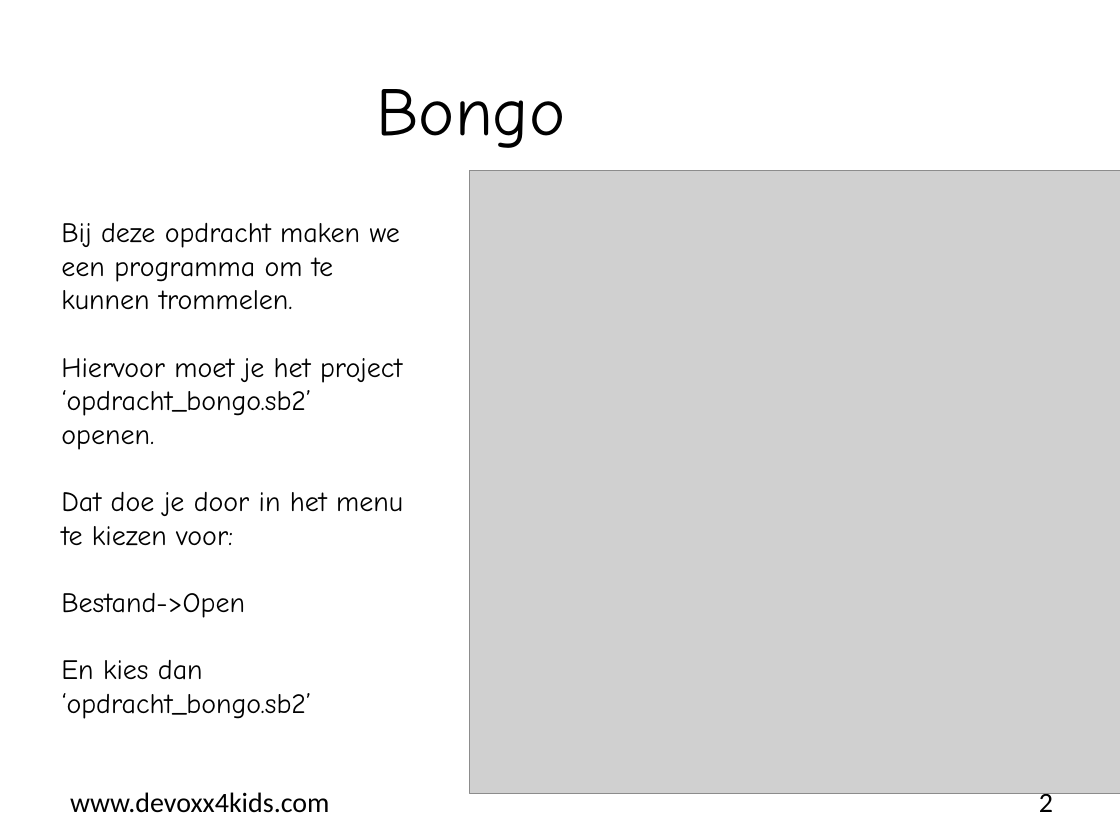
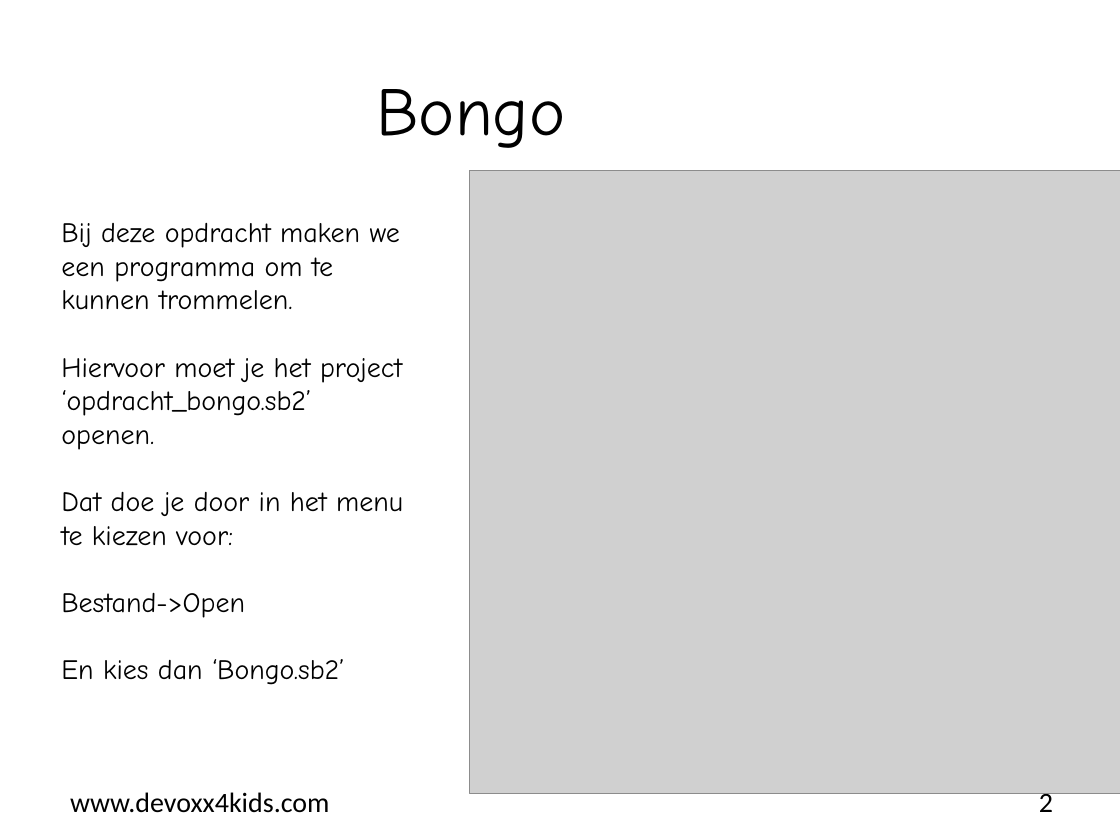
Before and after one commit to bertjan/jpoint-devoxx4kids, a slide deck: slide 2 of scratch-leapmotion/instructions/Scratch-opdracht_Bongo.pptx. Drawn at 1120x840 pixels with LibreOffice and Linux fonts; fonts in the diff are those of the drawing; grey boxes stand for pictures; background and template pictures are left out. Boxes give left, top, right and bottom in pixels: in the first picture for what was removed or moved away, otherwise in the second. Text is boxed around its words. In the diff, an @@ line names an element or a change of style, - is before the commit and + after.

```diff
--- a/scratch-leapmotion/instructions/Scratch-opdracht_Bongo.pptx
+++ b/scratch-leapmotion/instructions/Scratch-opdracht_Bongo.pptx
@@ text at (x1=61, y1=659, x2=344, y2=685): text changed @@
-En kies dan ‘opdracht_bongo.sb2’
+En kies dan ‘Bongo.sb2’
```
Also in this commit, not shown: 1 other file.
